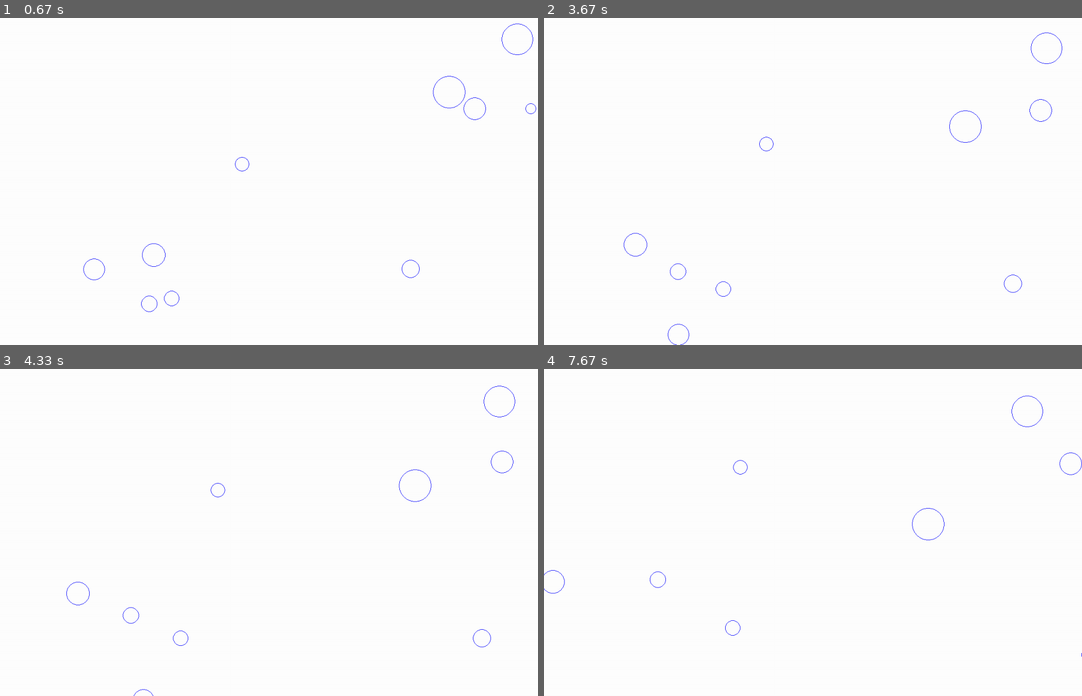
Above: before the commit, frames 1-4 (two rows, left to right).
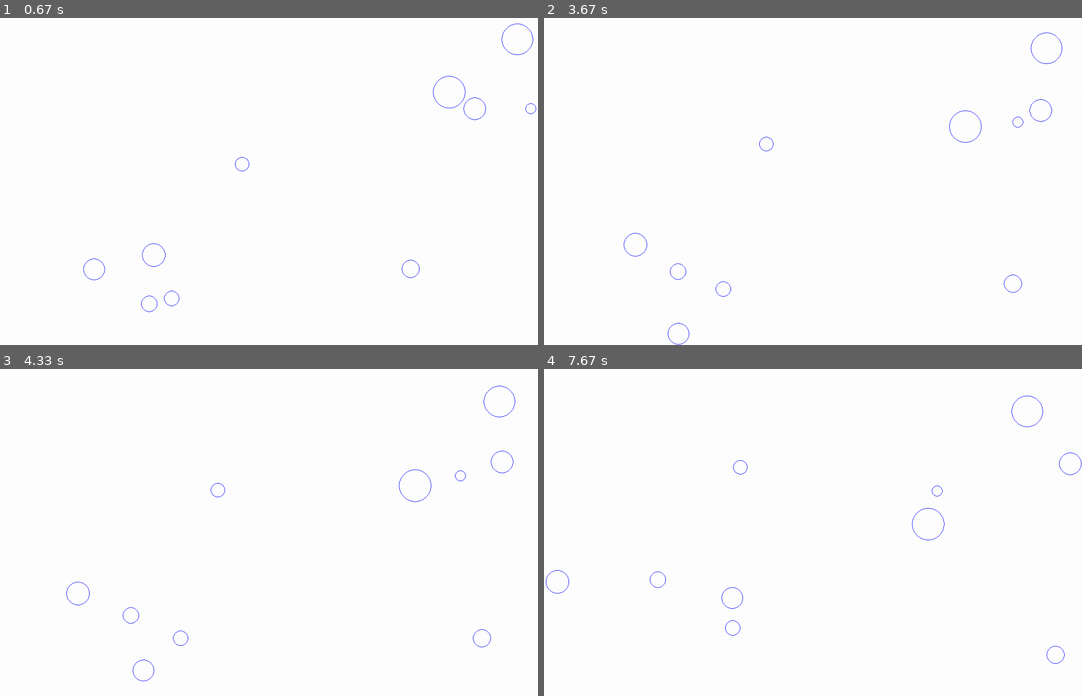
Above: after the commit, the same moments.

Repository: cvorak/BasicPhysicsSim-pygame
Game: pygame game, started from start.py
The game is run twice, just before and just after one commit, with the same random seed, the same clock (stepped at 60 frames per second) and the same inputs.
Inputs:
- Up to frame 1 (0.67 s): no input
- Up to frame 2 (3.67 s): no input
- Up to frame 3 (4.33 s): no input
- Up to frame 4 (7.67 s): no input

Frame 1 is identical in both runs. In frame 2, less than 0.1% of the frame differs, in the area x 23-90%, y 30-100%; in frame 3, less than 0.1%; in frame 4, 0.2%, in the area x 0-100%, y 25-91%.

Commit message:
Add boundaries (check edges, and bounce back).

Diff:
--- a/particle.py
+++ b/particle.py
@@ -19,3 +19,15 @@
     def move(self):
         self.x += math.sin(self.angle) * self.speed
         self.y -= math.cos(self.angle) * self.speed
+
+    def check_edges(self, screen):
+        # Get screen dimensions
+        width = screen.get_rect().width
+        height = screen.get_rect().height
+
+        # Right and left edge
+        if self.x > width - self.size or self.x < self.size:
+            self.angle = - self.angle
+        # Top and bottom edge
+        if self.y < self.size or self.y > height - self.size:
+            self.angle = math.pi - self.angle
--- a/start.py
+++ b/start.py
@@ -24,6 +24,8 @@
 
     for particle in particles:
         particle.move()
+        particle.check_edges(screen)
         particle.display()
 
+    # Refresh display
     pygame.display.flip()
